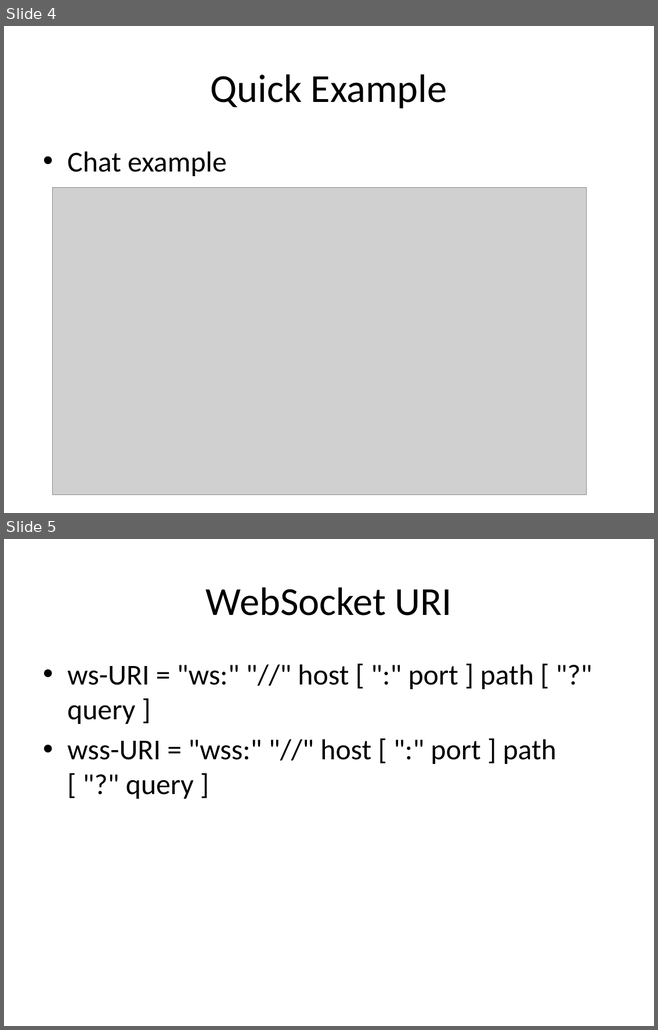
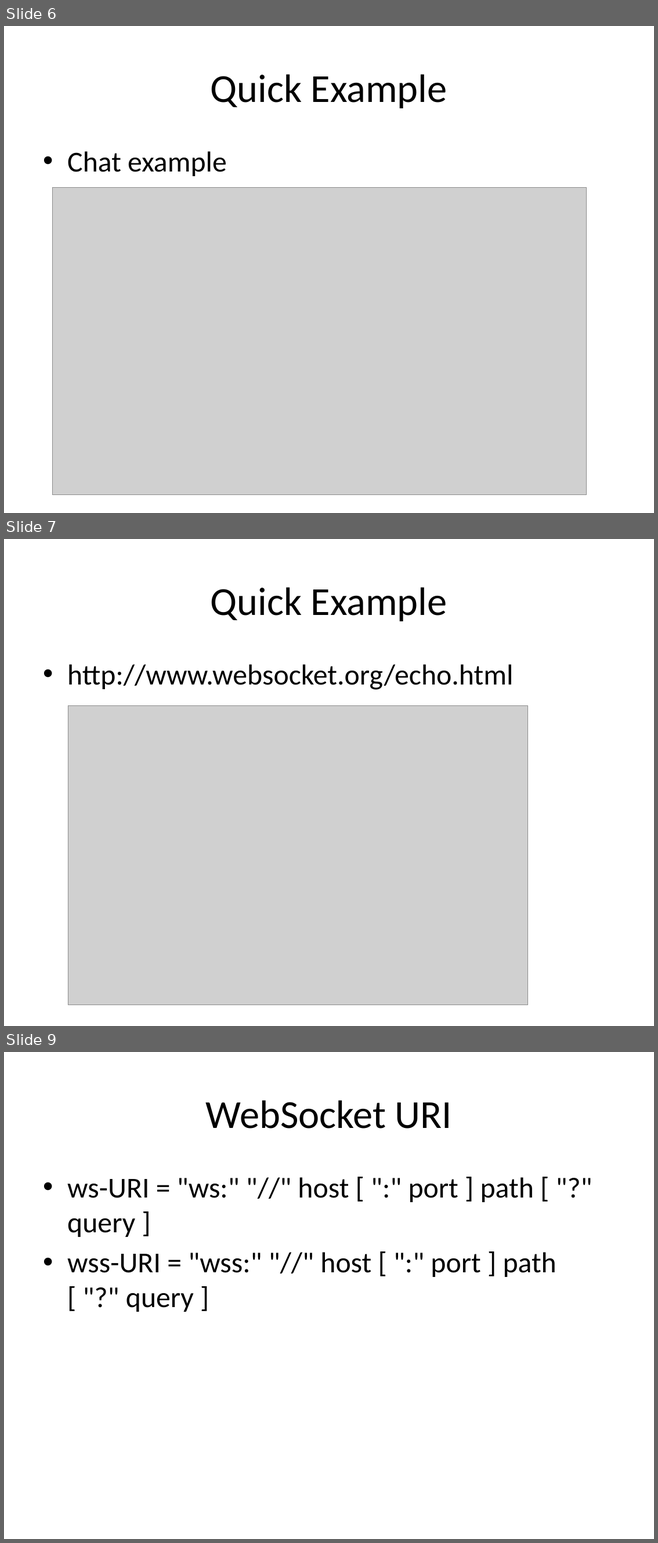
Before and after one commit to HLimit/h5_Traning, a slide deck: [presentation/[7]WebSockets.pptx. Shown one above the other, each under a label of ours: slides 4 and 5 before the commit, slides 6, 7 and 9 after it; the slides between them are not shown. The pictures are 658x1030 and 658x1543 pixels, drawn with LibreOffice and Linux fonts; fonts in the diff are those of the drawing; grey boxes stand for pictures. Boxes give left, top, right and bottom in pixels: in the first picture for what was removed or moved away, otherwise in the second. Text is boxed around its words. In the diff, an @@ line names an element or a change of style, - is before the commit and + after.

```diff
--- a/[presentation/[7]WebSockets.pptx
+++ b/[presentation/[7]WebSockets.pptx
@@ slide 7 added at (4, 539, 654, 1026), background #FFFFFF @@
@@ title added at (210, 587, 447, 621), 44 pt, text #000000 @@
+Quick Example
@@ text added at (67, 664, 513, 690), 32 pt, text #000000 @@
+• http://www.websocket.org/echo.html
@@ picture added at (68, 706, 528, 1005) @@
@@ what was slide 4 is now slide 6 @@
@@ what was slide 5 is now slide 9 @@
```
Also in this commit, not shown: 1 slide changed, 7 other slides added, 1 slide removed, 8 other files.
